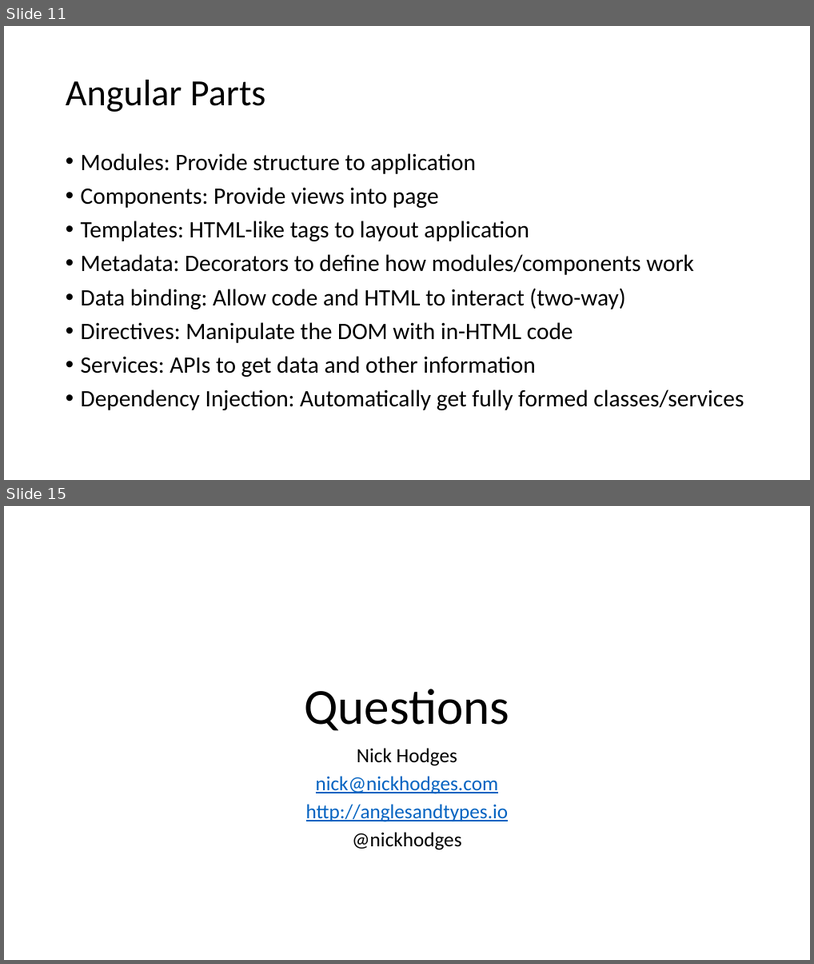
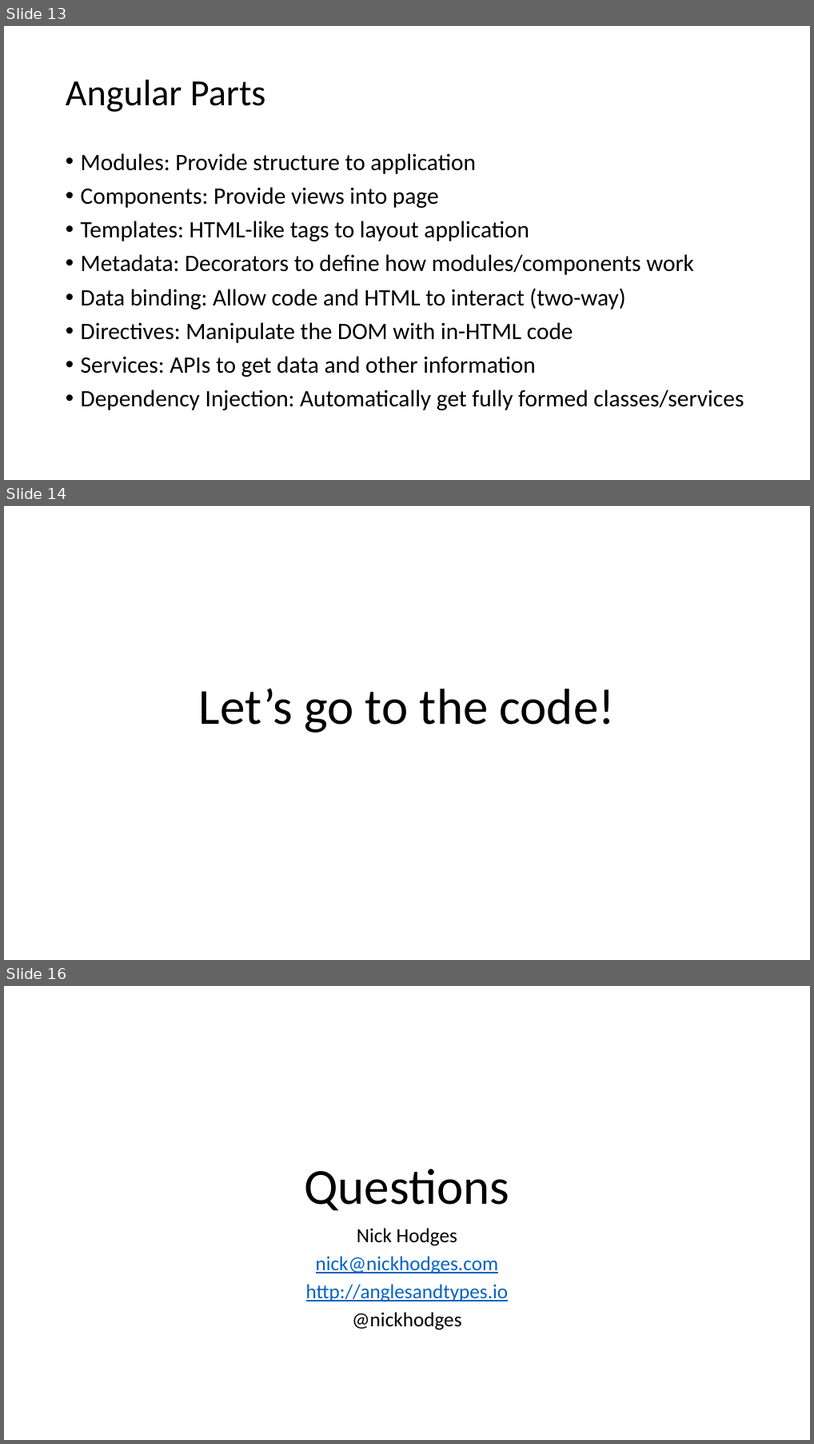
Before and after one commit to TechBash/TechBash2018, a slide deck: AngularForRankBeginners/Angular for Rank Beginners.pptx. Shown one above the other, each under a label of ours: slides 11 and 15 before the commit, slides 13, 14 and 16 after it; the slides between them are not shown. The pictures are 814x964 and 814x1444 pixels, drawn with LibreOffice and Linux fonts; fonts in the diff are those of the drawing. Boxes give left, top, right and bottom in pixels: in the first picture for what was removed or moved away, otherwise in the second. Text is boxed around its words. In the diff, an @@ line names an element or a change of style, - is before the commit and + after.

```diff
--- a/AngularForRankBeginners/Angular for Rank Beginners.pptx
+++ b/AngularForRankBeginners/Angular for Rank Beginners.pptx
@@ slide 14 added at box(4, 506, 810, 960), background #FFFFFF @@
@@ title added at box(199, 688, 615, 732), 60 pt, text #000000 @@
+Let’s go to the code!
@@ what was slide 11 is now slide 13 @@
@@ what was slide 15 is now slide 16 @@
```
Also in this commit, not shown: 1 slide changed, 2 other slides added, 2 slides removed.
